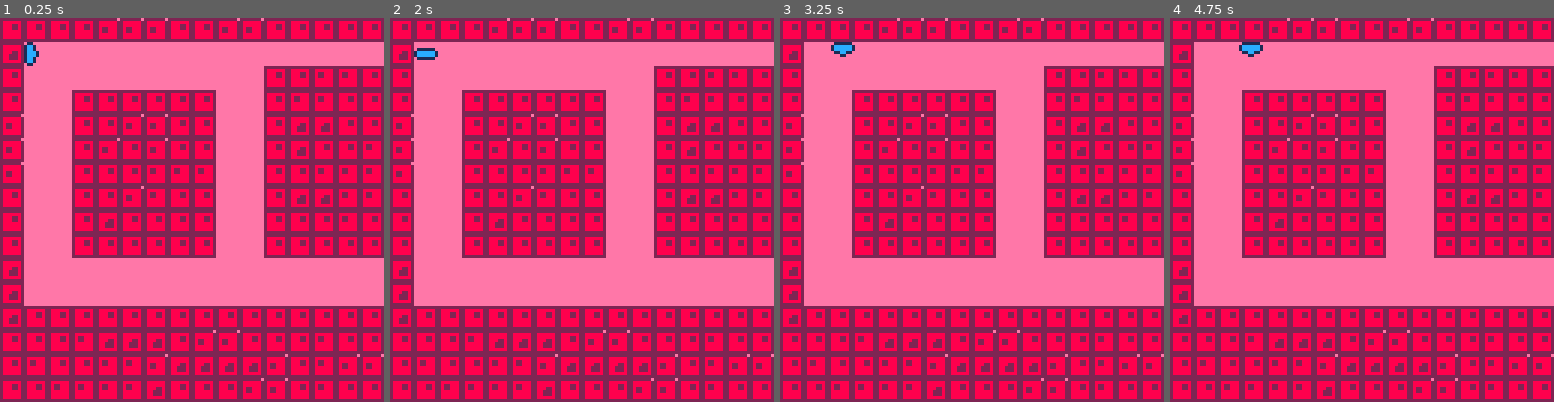
Above: before the commit, frames 1-4 (left to right).
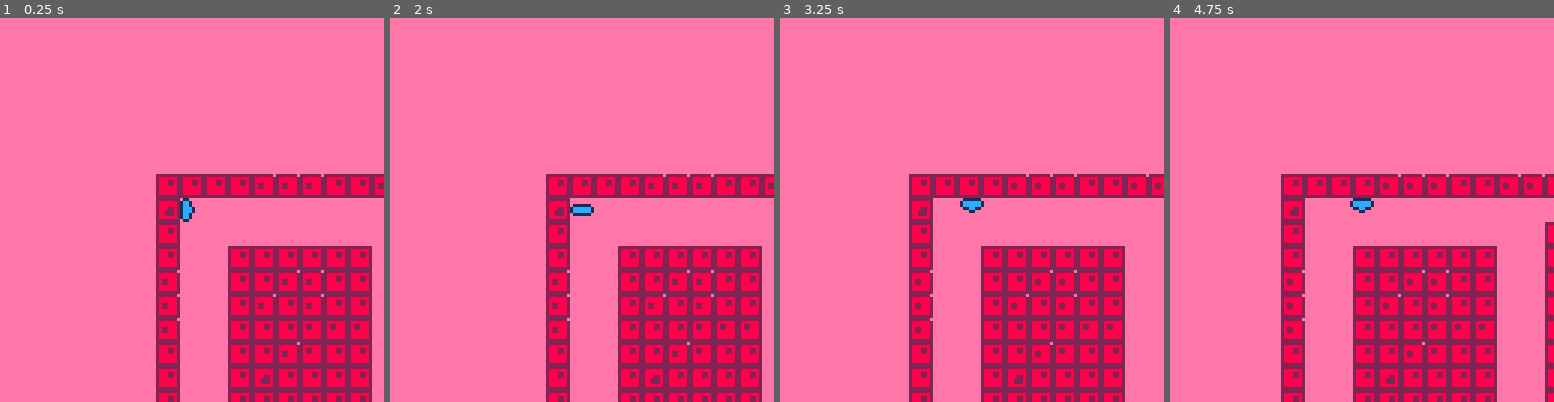
Above: after the commit, the same moments.

Repository: Compynerd255/thehansinator-ludum-dare-38
Game: PICO-8 cartridge game.p8
Same seed, same stepped clock (60 frames per second), same inputs: the game is played once before the commit and once after it.
Inputs:
- Up to frame 1 (0.25 s): no input
- Up to frame 2 (2 s): tap X (X key) at 0.33, 1.07, 1.85 s; tap O (Z key) at 0.7, 1.7 s; hold Right from 1.6 s (still down)
- Up to frame 3 (3.25 s): release Right at 2.1 s; tap O (Z key) at 2.1, 2.5, 2.9 s; hold Up 2.15-2.42 s; hold Right 2.47-3.03 s; tap X (X key) at 2.97 s; hold Left from 3.08 s (still down)
- Up to frame 4 (4.75 s): tap O (Z key) every 0.4 s from 3.3 to 4.5 s; release Left at 3.58 s; hold Down 3.63-3.97 s; hold Right 4.02-4.68 s; tap X (X key) at 4.08 s; hold Up from 4.73 s (still down)

The runs differ from the first frame. In frame 1, 67% of the frame differs, in the area x 0-100%, y 0-100%; in frame 2, 67%; in frame 3, 67%; in frame 4, 67%.

Commit message:
Add preliminary screen scrolling!

Diff:
--- a/game.p8
+++ b/game.p8
@@ -37,8 +37,10 @@
 function _draw()
 
 cls(14)
-camera(0,0)
-draw_map(8,8)
+local cx=(player.x)
+local cy=(player.y)
+camera((cx*8)-60,(cy*8)-60)
+draw_map(flr(cx),flr(cy))
 draw_slime(player)
 
 end
@@ -80,7 +82,9 @@
   local newv=vecdir_add(
    player,
    dirinfo[3],
-   1)
+   0.6)
+  newv.x += 0.5
+  newv.y += 0.5
   if is_solid(newv.x,newv.y)
   then
    player.dir = dirinfo[3]
@@ -126,8 +130,8 @@
 
 local i=0
 local j=0
-for i=cx-8,cx+8 do
- for j=cy-8,cy+8 do
+for i=cx-8,cx+9 do
+ for j=cy-8,cy+9 do
   local m=mget(flr(i),flr(j))
   if m >= 16 then
    spr(m,i*8,j*8)
